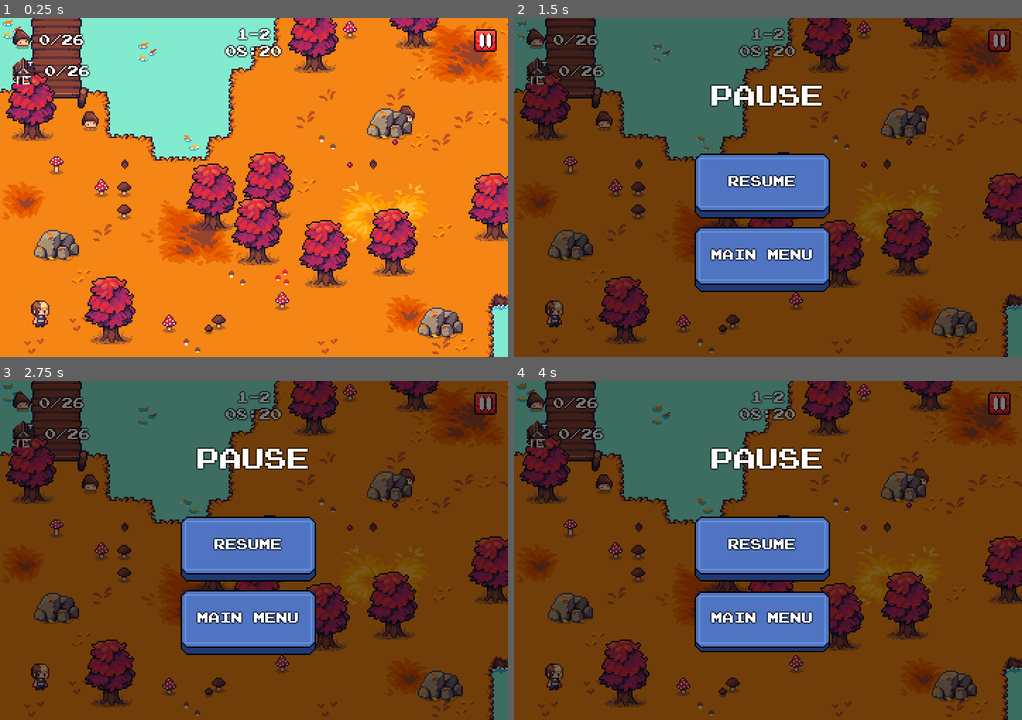
Above: before the commit, frames 1-4 (two rows, left to right).
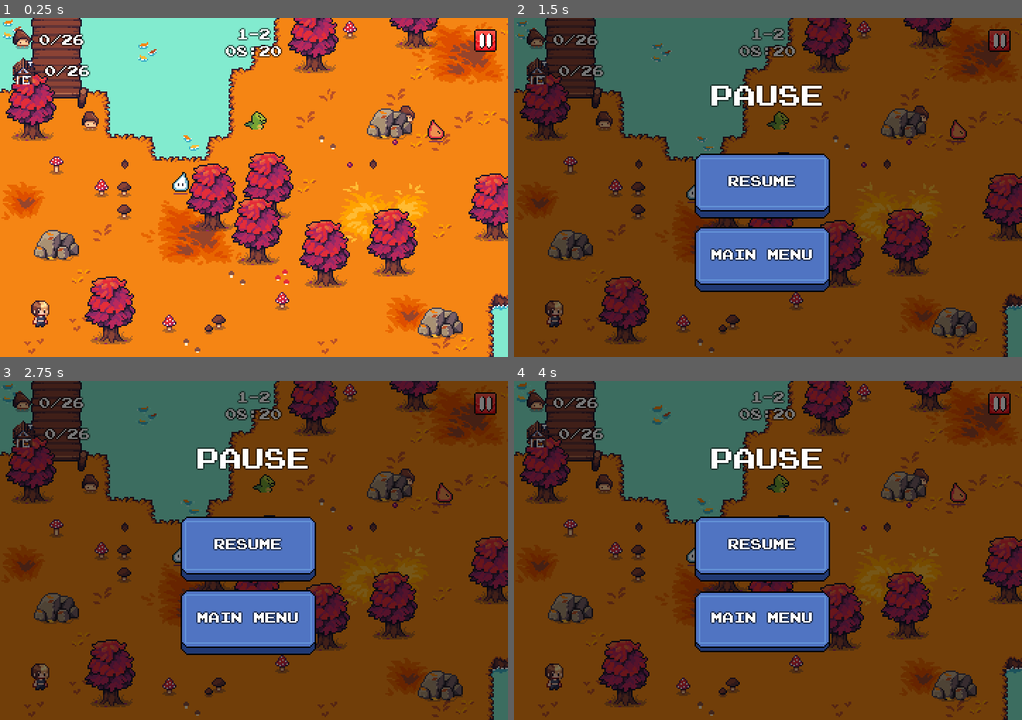
Above: after the commit, the same moments.

Repository: dmitrii-eremin/watch-your-step
Game: Godot game, scene res://scenes/levels/level_12.tscn
Two runs of this game, one before a commit and one after it. Both use one fixed random seed, a clock stepped at 60 frames per second and the inputs below. This scene is started directly instead of the project's main scene.
Inputs (mouse positions are in pixels of both pictures, inside the frame that each line leads up to):
- Up to frame 1 (0.25 s): no input
- Up to frame 2 (1.5 s): click (1001, 41) at 0.5 s; tap Enter (ui_accept) at 1.25 s; move the mouse to (879, 170) at 1.27 s; hold Right (go_right) from 1.28 s (still down); click (879, 170) at 1.42 s
- Up to frame 3 (2.75 s): tap Enter (ui_accept) at 1.52, 2 s; release Right (go_right) at 2 s; drag from (152, 567) to (91, 482) at 2.02 s
- Up to frame 4 (4 s): tap Enter (ui_accept) at 2.75, 3.5 s; move the mouse to (818, 475) at 2.77 s; hold Right (go_right) 2.78-3.5 s; drag from (742, 618) to (920, 479) at 3.52 s

The runs differ from the first frame. In frame 1, 0.4% of the frame differs, in the area x 33-88%, y 27-53%; in frame 2, 0.3%; in frame 3, 0.3%; in frame 4, 0.3%.

Commit message:
level12 done

Diff:
--- a/scenes/levels/level_12.tscn
+++ b/scenes/levels/level_12.tscn
@@ -1,10 +1,89 @@
-[gd_scene load_steps=6 format=4 uid="uid://cpgaiurdhdukw"]
+[gd_scene load_steps=20 format=4 uid="uid://cpgaiurdhdukw"]
 
 [ext_resource type="PackedScene" uid="uid://ddtoa4aqk6jy3" path="res://scenes/levels/basic_level.tscn" id="1_puuuv"]
 [ext_resource type="TileSet" uid="uid://7go4p7001ogc" path="res://tilesets/autumn.tres" id="2_gveo2"]
 [ext_resource type="PackedScene" uid="uid://cfav76elus1cx" path="res://scenes/tree.tscn" id="3_r3i3p"]
 [ext_resource type="PackedScene" uid="uid://y1k0bbofm7jh" path="res://scenes/stone.tscn" id="4_ewkot"]
+[ext_resource type="PackedScene" uid="uid://c5dyq0xckel6v" path="res://scenes/enemy.tscn" id="5_2ii7u"]
 [ext_resource type="PackedScene" uid="uid://b5ke8t4tm5p1c" path="res://scenes/mushroom.tscn" id="5_r84c5"]
+
+[sub_resource type="Curve2D" id="Curve2D_fakti"]
+_data = {
+"points": PackedVector2Array(0, 0, 0, 0, 128, 880, 0, 0, 0, 0, 128, 1000, 0, 0, 0, 0, 128, 880)
+}
+point_count = 3
+
+[sub_resource type="Curve2D" id="Curve2D_2ii7u"]
+_data = {
+"points": PackedVector2Array(0, 0, 0, 0, 176, 840, 0, 0, 0, 0, 256, 840, 0, 0, 0, 0, 176, 840)
+}
+point_count = 3
+
+[sub_resource type="Curve2D" id="Curve2D_aj8n2"]
+_data = {
+"points": PackedVector2Array(0, 0, 0, 0, 304, 848, 0, 0, 0, 0, 368, 848, 0, 0, 0, 0, 368, 920, 0, 0, 0, 0, 368, 848, 0, 0, 0, 0, 304, 848)
+}
+point_count = 5
+
+[sub_resource type="Curve2D" id="Curve2D_yd7i6"]
+_data = {
+"points": PackedVector2Array(0, 0, 0, 0, 424, 688, 0, 0, 0, 0, 424, 888, 0, 0, 0, 0, 424, 688)
+}
+point_count = 3
+
+[sub_resource type="Curve2D" id="Curve2D_vcewm"]
+_data = {
+"points": PackedVector2Array(0, 0, 0, 0, 640, 800, 0, 0, 0, 0, 640, 872, 0, 0, 0, 0, 664, 872, 0, 0, 0, 0, 664, 816, 0, 0, 0, 0, 616, 816, 0, 0, 0, 0, 616, 784, 0, 0, 0, 0, 624, 784, 0, 0, 0, 0, 624, 800, 0, 0, 0, 0, 640, 800)
+}
+point_count = 9
+
+[sub_resource type="Curve2D" id="Curve2D_b73n6"]
+_data = {
+"points": PackedVector2Array(0, 0, 0, 0, 856, 904, 0, 0, 0, 0, 768, 904, 0, 0, 0, 0, 768, 936, 0, 0, 0, 0, 856, 936, 0, 0, 0, 0, 856, 904)
+}
+point_count = 5
+
+[sub_resource type="Curve2D" id="Curve2D_rhop2"]
+_data = {
+"points": PackedVector2Array(0, 0, 0, 0, 8, 576, 0, 0, 0, 0, 144, 576, 0, 0, 0, 0, 8, 576)
+}
+point_count = 3
+
+[sub_resource type="Curve2D" id="Curve2D_jy7ex"]
+_data = {
+"points": PackedVector2Array(0, 0, 0, 0, 152, 312, 0, 0, 0, 0, 8, 312, 0, 0, 0, 0, 8, 336, 0, 0, 0, 0, 184, 336, 0, 0, 0, 0, 184, 360, 0, 0, 0, 0, 232, 360, 0, 0, 0, 0, 232, 272, 0, 0, 0, 0, 152, 272, 0, 0, 0, 0, 152, 312)
+}
+point_count = 9
+
+[sub_resource type="Curve2D" id="Curve2D_y5vgi"]
+_data = {
+"points": PackedVector2Array(0, 0, 0, 0, 240, 144, 0, 0, 0, 0, 240, 48, 0, 0, 0, 0, 272, 48, 0, 0, 0, 0, 272, 192, 0, 0, 0, 0, 240, 192, 0, 0, 0, 0, 240, 144)
+}
+point_count = 6
+
+[sub_resource type="Curve2D" id="Curve2D_muk3n"]
+_data = {
+"points": PackedVector2Array(0, 0, 0, 0, 528, 8, 0, 0, 0, 0, 528, 128, 0, 0, 0, 0, 592, 128, 0, 0, 0, 0, 592, 168, 0, 0, 0, 0, 640, 168, 0, 0, 0, 0, 640, 64, 0, 0, 0, 0, 600, 64, 0, 0, 0, 0, 600, 8, 0, 0, 0, 0, 528, 8)
+}
+point_count = 9
+
+[sub_resource type="Curve2D" id="Curve2D_fo48u"]
+_data = {
+"points": PackedVector2Array(0, 0, 0, 0, 736, 160, 0, 0, 0, 0, 832, 160, 0, 0, 0, 0, 832, 120, 0, 0, 0, 0, 928, 120, 0, 0, 0, 0, 832, 120, 0, 0, 0, 0, 832, 160, 0, 0, 0, 0, 736, 160)
+}
+point_count = 7
+
+[sub_resource type="Curve2D" id="Curve2D_ayguh"]
+_data = {
+"points": PackedVector2Array(0, 0, 0, 0, 728, 392, 0, 0, 0, 0, 928, 392, 0, 0, 0, 0, 728, 392)
+}
+point_count = 3
+
+[sub_resource type="Curve2D" id="Curve2D_1p2lu"]
+_data = {
+"points": PackedVector2Array(0, 0, 0, 0, 856, 504, 0, 0, 0, 0, 856, 448, 0, 0, 0, 0, 704, 448, 0, 0, 0, 0, 776, 448, 0, 0, 0, 0, 776, 512, 0, 0, 0, 0, 800, 512, 0, 0, 0, 0, 800, 480, 0, 0, 0, 0, 848, 480, 0, 0, 0, 0, 848, 504, 0, 0, 0, 0, 856, 504)
+}
+point_count = 10
 
 [node name="Level12" instance=ExtResource("1_puuuv")]
 metadata/level = "level12"
@@ -434,6 +513,172 @@
 [node name="Enemies" type="Node2D" parent="YSortedObjects" index="3"]
 y_sort_enabled = true
 
+[node name="Path2D" type="Path2D" parent="YSortedObjects/Enemies" index="0"]
+curve = SubResource("Curve2D_fakti")
+
+[node name="PathFollow2D" type="PathFollow2D" parent="YSortedObjects/Enemies/Path2D" index="0"]
+position = Vector2(128, 881.18787)
+rotation = 1.5707964
+progress = 1.260315
+
+[node name="Enemy" parent="YSortedObjects/Enemies/Path2D" index="1" node_paths=PackedStringArray("path_follower") instance=ExtResource("5_2ii7u")]
+position = Vector2(128, 881.18787)
+path_follower = NodePath("../PathFollow2D")
+enemy_type = 3
+
+[node name="Path2D2" type="Path2D" parent="YSortedObjects/Enemies" index="1"]
+curve = SubResource("Curve2D_2ii7u")
+
+[node name="PathFollow2D" type="PathFollow2D" parent="YSortedObjects/Enemies/Path2D2" index="0"]
+position = Vector2(255.19902, 840)
+rotation = 1.2105757
+progress = 81.3246
+
+[node name="Enemy" parent="YSortedObjects/Enemies/Path2D2" index="1" node_paths=PackedStringArray("path_follower") instance=ExtResource("5_2ii7u")]
+position = Vector2(255.19902, 840)
+path_follower = NodePath("../PathFollow2D")
+enemy_type = 1
+
+[node name="Path2D3" type="Path2D" parent="YSortedObjects/Enemies" index="2"]
+curve = SubResource("Curve2D_aj8n2")
+
+[node name="PathFollow2D" type="PathFollow2D" parent="YSortedObjects/Enemies/Path2D3" index="0"]
+position = Vector2(368, 910.6347)
+rotation = -1.5707964
+progress = 145.28217
+
+[node name="Enemy" parent="YSortedObjects/Enemies/Path2D3" index="1" node_paths=PackedStringArray("path_follower") instance=ExtResource("5_2ii7u")]
+position = Vector2(368, 910.6347)
+path_follower = NodePath("../PathFollow2D")
+enemy_type = 2
+
+[node name="Path2D4" type="Path2D" parent="YSortedObjects/Enemies" index="3"]
+curve = SubResource("Curve2D_yd7i6")
+
+[node name="PathFollow2D" type="PathFollow2D" parent="YSortedObjects/Enemies/Path2D4" index="0"]
+position = Vector2(424, 788.9205)
+rotation = 1.5707964
+progress = 100.92035
+
+[node name="Enemy" parent="YSortedObjects/Enemies/Path2D4" index="1" node_paths=PackedStringArray("path_follower") instance=ExtResource("5_2ii7u")]
+position = Vector2(424, 788.9205)
+speed = 50.0
+path_follower = NodePath("../PathFollow2D")
+enemy_type = 6
+
+[node name="Path2D5" type="Path2D" parent="YSortedObjects/Enemies" index="4"]
+curve = SubResource("Curve2D_vcewm")
+
+[node name="PathFollow2D" type="PathFollow2D" parent="YSortedObjects/Enemies/Path2D5" index="0"]
+position = Vector2(615.7912, 784.4697)
+rotation = -1.5707964
+progress = 231.29153
+
+[node name="Enemy" parent="YSortedObjects/Enemies/Path2D5" index="1" node_paths=PackedStringArray("path_follower") instance=ExtResource("5_2ii7u")]
+position = Vector2(615.7912, 784.4697)
+path_follower = NodePath("../PathFollow2D")
+enemy_type = 3
+
+[node name="Path2D6" type="Path2D" parent="YSortedObjects/Enemies" index="5"]
+curve = SubResource("Curve2D_b73n6")
+
+[node name="PathFollow2D" type="PathFollow2D" parent="YSortedObjects/Enemies/Path2D6" index="0"]
+position = Vector2(830.0712, 904)
+rotation = 3.1415925
+progress = 25.946907
+
+[node name="Enemy" parent="YSortedObjects/Enemies/Path2D6" index="1" node_paths=PackedStringArray("path_follower") instance=ExtResource("5_2ii7u")]
+position = Vector2(830.0712, 904)
+path_follower = NodePath("../PathFollow2D")
+
+[node name="Path2D7" type="Path2D" parent="YSortedObjects/Enemies" index="6"]
+curve = SubResource("Curve2D_rhop2")
+
+[node name="PathFollow2D" type="PathFollow2D" parent="YSortedObjects/Enemies/Path2D7" index="0"]
+position = Vector2(135.65057, 576)
+progress = 127.63392
+
+[node name="Enemy" parent="YSortedObjects/Enemies/Path2D7" index="1" node_paths=PackedStringArray("path_follower") instance=ExtResource("5_2ii7u")]
+position = Vector2(135.65057, 576)
+path_follower = NodePath("../PathFollow2D")
+
+[node name="Path2D8" type="Path2D" parent="YSortedObjects/Enemies" index="7"]
+curve = SubResource("Curve2D_jy7ex")
+
+[node name="PathFollow2D" type="PathFollow2D" parent="YSortedObjects/Enemies/Path2D8" index="0"]
+position = Vector2(232, 276.65915)
+rotation = -1.5707964
+progress = 499.33246
+
+[node name="Enemy" parent="YSortedObjects/Enemies/Path2D8" index="1" node_paths=PackedStringArray("path_follower") instance=ExtResource("5_2ii7u")]
+position = Vector2(232, 276.65915)
+path_follower = NodePath("../PathFollow2D")
+enemy_type = 2
+
+[node name="Path2D9" type="Path2D" parent="YSortedObjects/Enemies" index="8"]
+curve = SubResource("Curve2D_y5vgi")
+
+[node name="PathFollow2D" type="PathFollow2D" parent="YSortedObjects/Enemies/Path2D9" index="0"]
+position = Vector2(240, 146.92114)
+rotation = -1.5707964
+progress = 349.02457
+
+[node name="Enemy" parent="YSortedObjects/Enemies/Path2D9" index="1" node_paths=PackedStringArray("path_follower") instance=ExtResource("5_2ii7u")]
+position = Vector2(240, 146.92114)
+path_follower = NodePath("../PathFollow2D")
+enemy_type = 3
+
+[node name="Path2D10" type="Path2D" parent="YSortedObjects/Enemies" index="9"]
+curve = SubResource("Curve2D_muk3n")
+
+[node name="PathFollow2D" type="PathFollow2D" parent="YSortedObjects/Enemies/Path2D10" index="0"]
+position = Vector2(581.4721, 8)
+rotation = 3.1415925
+progress = 490.5446
+
+[node name="Enemy" parent="YSortedObjects/Enemies/Path2D10" index="1" node_paths=PackedStringArray("path_follower") instance=ExtResource("5_2ii7u")]
+position = Vector2(581.4721, 8)
+speed = 50.0
+path_follower = NodePath("../PathFollow2D")
+enemy_type = 6
+
+[node name="Path2D11" type="Path2D" parent="YSortedObjects/Enemies" index="10"]
+curve = SubResource("Curve2D_fo48u")
+
+[node name="PathFollow2D" type="PathFollow2D" parent="YSortedObjects/Enemies/Path2D11" index="0"]
+position = Vector2(917.23346, 120)
+rotation = 3.1415925
+progress = 242.71318
+
+[node name="Enemy" parent="YSortedObjects/Enemies/Path2D11" index="1" node_paths=PackedStringArray("path_follower") instance=ExtResource("5_2ii7u")]
+position = Vector2(917.23346, 120)
+path_follower = NodePath("../PathFollow2D")
+
+[node name="Path2D12" type="Path2D" parent="YSortedObjects/Enemies" index="11"]
+curve = SubResource("Curve2D_ayguh")
+
+[node name="PathFollow2D" type="PathFollow2D" parent="YSortedObjects/Enemies/Path2D12" index="0"]
+position = Vector2(759.302, 392)
+rotation = 3.1415925
+progress = 368.6969
+
+[node name="Enemy" parent="YSortedObjects/Enemies/Path2D12" index="1" node_paths=PackedStringArray("path_follower") instance=ExtResource("5_2ii7u")]
+position = Vector2(759.302, 392)
+path_follower = NodePath("../PathFollow2D")
+enemy_type = 2
+
+[node name="Path2D13" type="Path2D" parent="YSortedObjects/Enemies" index="12"]
+curve = SubResource("Curve2D_1p2lu")
+
+[node name="PathFollow2D" type="PathFollow2D" parent="YSortedObjects/Enemies/Path2D13" index="0"]
+position = Vector2(794.40704, 512)
+progress = 362.36667
+
+[node name="Enemy" parent="YSortedObjects/Enemies/Path2D13" index="1" node_paths=PackedStringArray("path_follower") instance=ExtResource("5_2ii7u")]
+position = Vector2(794.40704, 512)
+path_follower = NodePath("../PathFollow2D")
+enemy_type = 3
+
 [node name="Mushrooms" type="Node2D" parent="YSortedObjects" index="4"]
 y_sort_enabled = true
 
@@ -459,7 +704,7 @@
 position = Vector2(232, 394)
 
 [node name="Mushroom8" parent="YSortedObjects/Mushrooms" index="7" instance=ExtResource("5_r84c5")]
-position = Vector2(16, 343)
+position = Vector2(11, 360)
 
 [node name="Mushroom9" parent="YSortedObjects/Mushrooms" index="8" instance=ExtResource("5_r84c5")]
 position = Vector2(100, 158)
